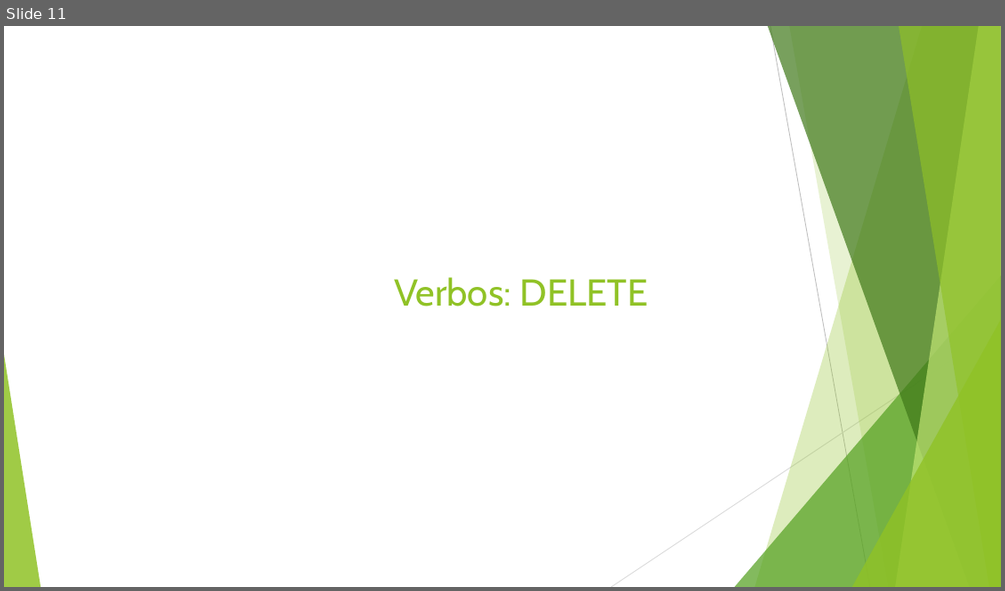
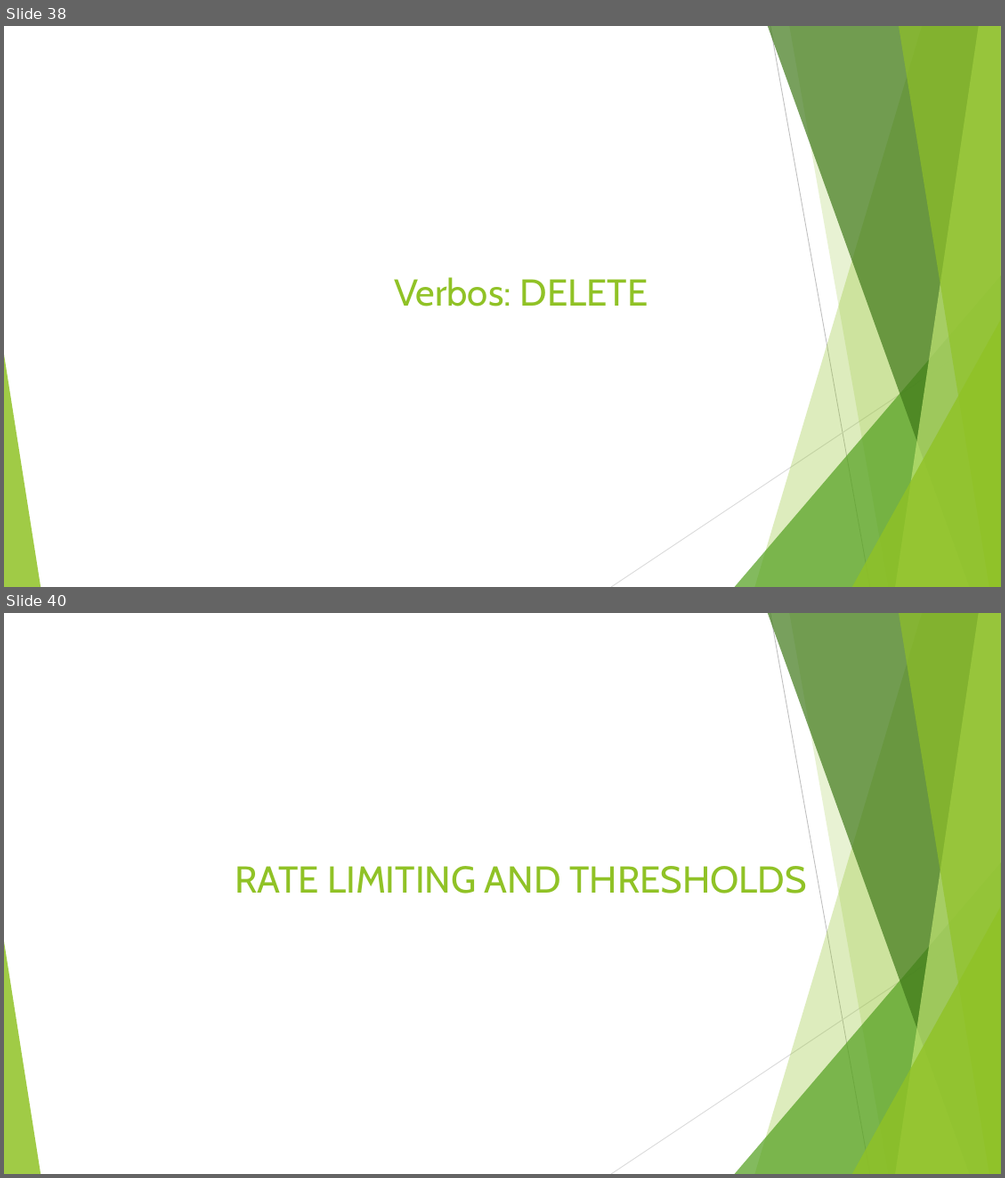
Before and after one commit to leandrocgsi/RestWithASP-NETUdemy, a slide deck: Documents/Understending RESTFul API's .pptx. Shown one above the other, each under a label of ours: slide 11 before the commit, slides 38 and 40 after it; the slides between them are not shown. The pictures are 1005x591 and 1005x1178 pixels, drawn with LibreOffice and Linux fonts; fonts in the diff are those of the drawing. Boxes give left, top, right and bottom in pixels: in the first picture for what was removed or moved away, otherwise in the second. Text is boxed around its words. In the diff, an @@ line names an element or a change of style, - is before the commit and + after.

```diff
--- a/Documents/Understending RESTFul API's .pptx
+++ b/Documents/Understending RESTFul API's .pptx
@@ slide 40 added at <box>4,613,1001,1174</box>, background #FFFFFF; not listed: 10 template elements that a slide beside it also shows @@
@@ title added at <box>235,866,806,893</box>, 36 pt, text #90C226 @@
+RATE LIMITING AND THRESHOLDS
@@ what was slide 11 is now slide 38 @@
```
Also in this commit, not shown: 43 other slides added.
